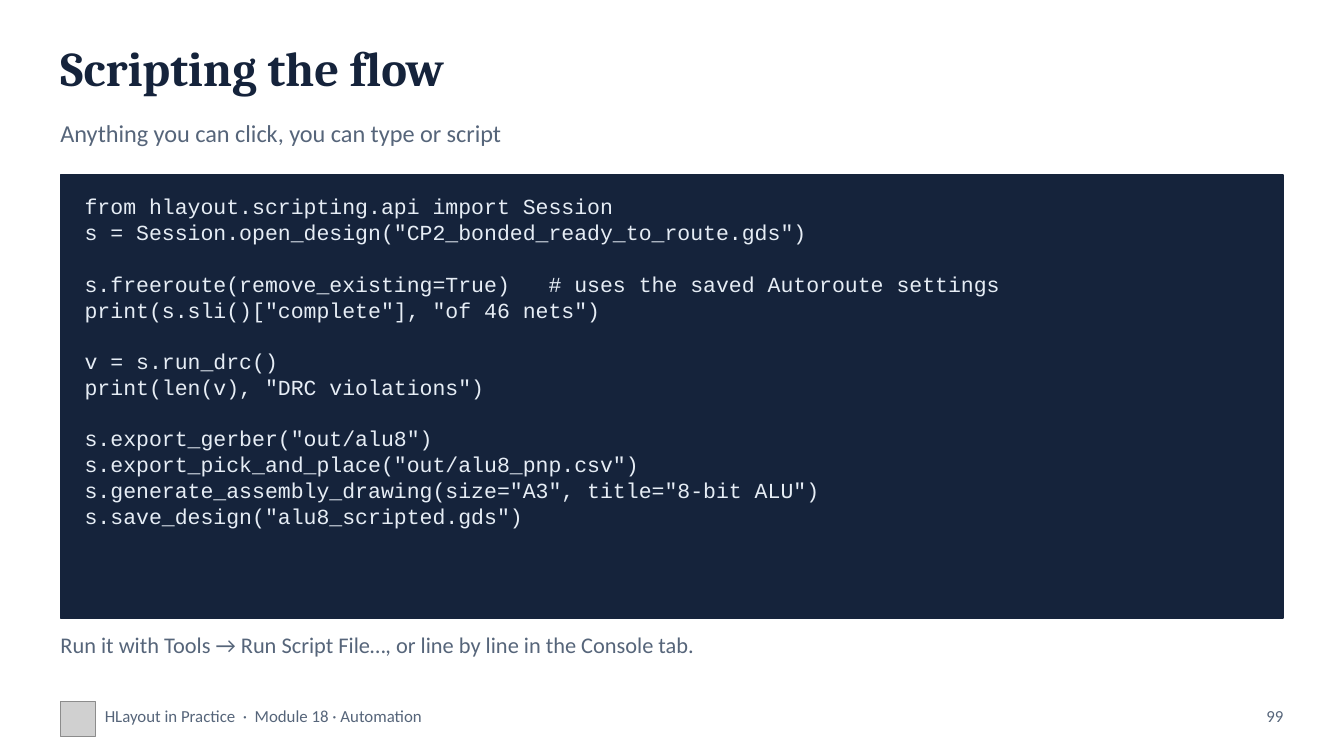
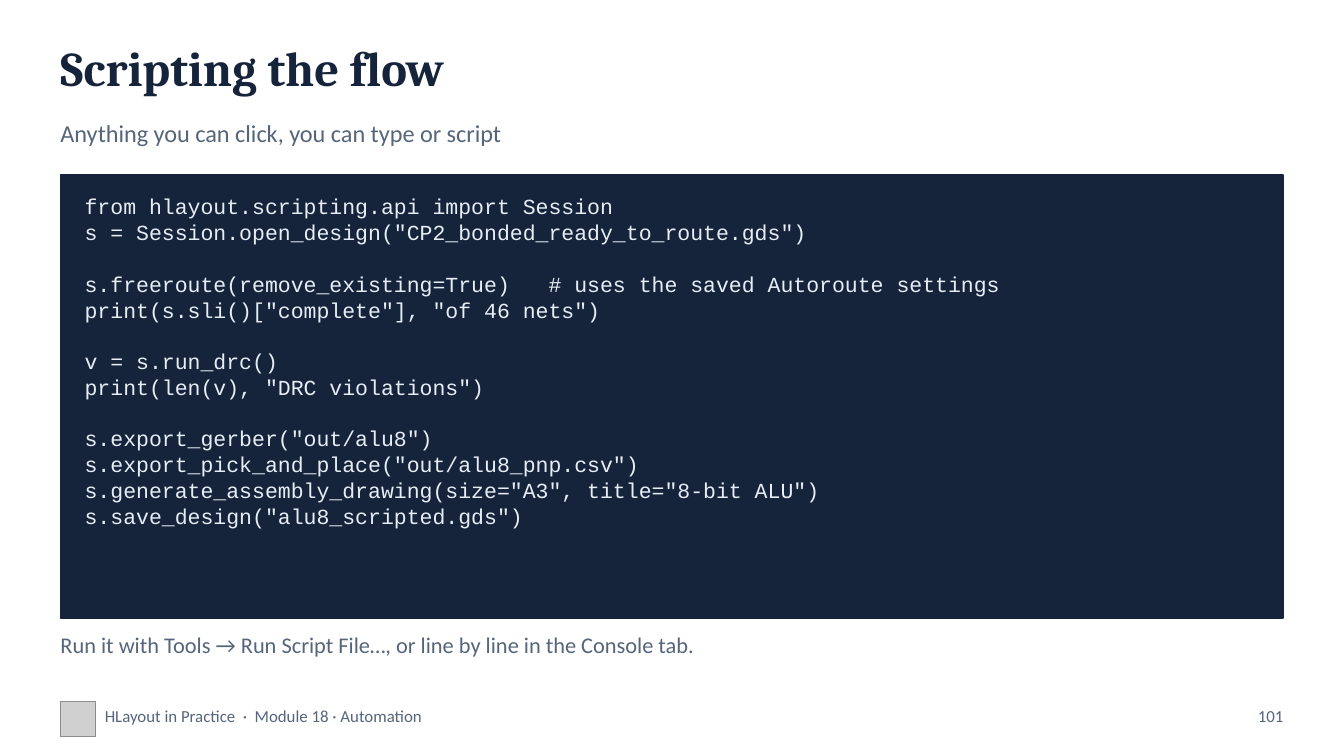
Before and after one commit to alvinmb/Hlayout, a slide deck: slide 101 of training/HLayout_Training_ALU8.pptx (slide 99 before the commit). Drawn at 1344x756 pixels with LibreOffice and Linux fonts; fonts in the diff are those of the drawing; grey boxes stand for pictures. Boxes give left, top, right and bottom in pixels: in the first picture for what was removed or moved away, otherwise in the second. Text is boxed around its words. In the diff, an @@ line names an element or a change of style, - is before the commit and + after.

```diff
--- a/training/HLayout_Training_ALU8.pptx
+++ b/training/HLayout_Training_ALU8.pptx
@@ text at bbox=[1258, 711, 1284, 722]: text changed @@
-99
+101
```
Also in this commit, not shown: 63 other slides changed, 2 slides added, 14 other files.
